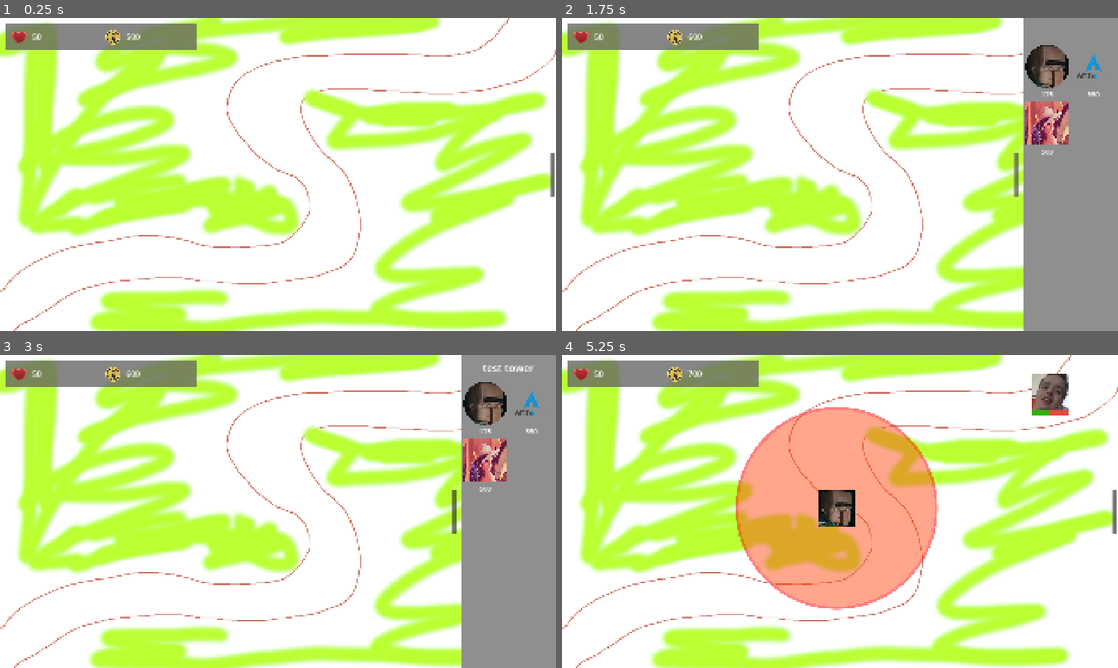
Above: before the commit, frames 1-4 (two rows, left to right).
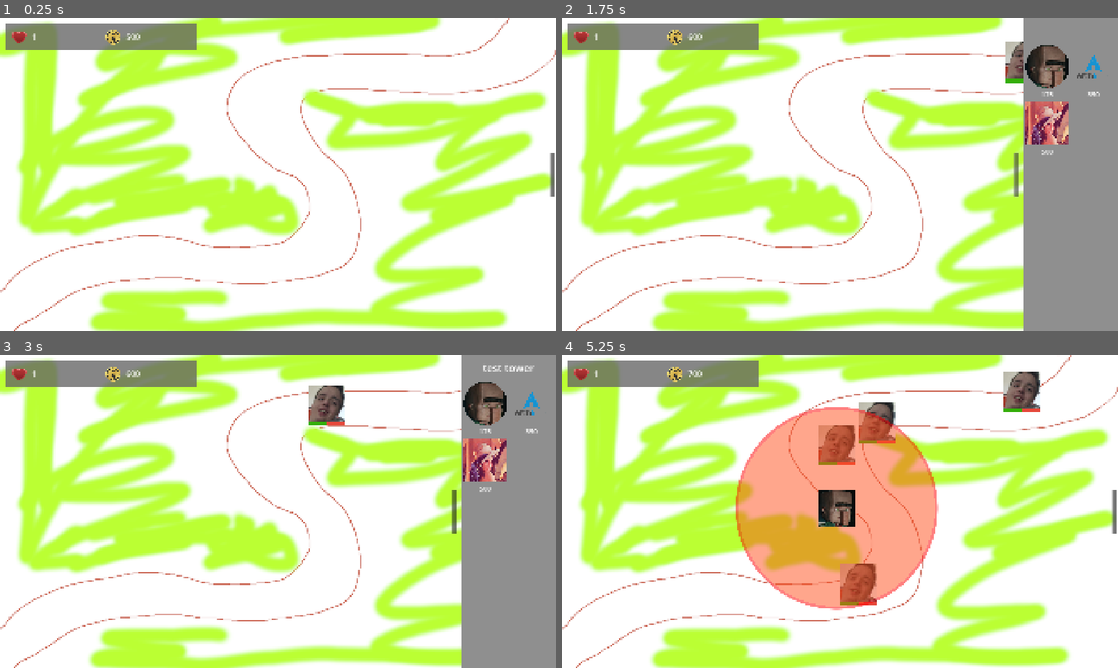
Above: after the commit, the same moments.

Repository: AstroFP/BrainRot-Tower-Defense
Game: Godot game, scene res://scenes/levels/test_level.tscn
Same seed, same stepped clock (60 frames per second), same inputs: the game is played once before the commit and once after it.
Inputs (mouse positions are in pixels of both pictures, inside the frame that each line leads up to):
- Up to frame 1 (0.25 s): no input
- Up to frame 2 (1.75 s): tap Enter at 0.5 s; move the mouse to (962, 158) at 0.52 s; hold Space (play) 0.53-1.25 s; tap A (add_cash) at 0.6 s; click (962, 158) at 0.67 s; click (1112, 174) at 1.25 s
- Up to frame 3 (3 s): click (483, 408) at 2.02 s; click (483, 408) at 2.77 s
- Up to frame 4 (5.25 s): click (1045, 408) at 3.52 s; drag from (728, 527) to (840, 511) at 4.27 s; move the mouse to (895, 442) at 5.02 s; hold Space (play) from 5.03 s (still down); tap A (add_cash) at 5.1 s; click (895, 442) at 5.17 s

The runs differ from the first frame. In frame 1, less than 0.1% of the frame differs, in the area x 5-8%, y 4-8%; in frame 2, 0.5%; in frame 3, 0.8%; in frame 4, 4.1%, in the area x 5-92%, y 4-80%.

Commit message:
feat: Implement game over functionality, add game over panel to UI, implement play again functionality

Diff:
--- a/resources/normal_difficulty.tres
+++ b/resources/normal_difficulty.tres
@@ -10,6 +10,6 @@
 script = ExtResource("2_ew7nv")
 game_rule_name = "Normal"
 starting_cash = 500
-starting_lives = 50
+starting_lives = 1
 available_towers = Array[ExtResource("1_e63qq")]([ExtResource("2_shvfw"), ExtResource("3_veqo5"), ExtResource("4_7d725")])
 metadata/_custom_type_script = "uid://ddp7g1d618mdv"
--- a/scenes/ui/ui.tscn
+++ b/scenes/ui/ui.tscn
@@ -1,10 +1,11 @@
-[gd_scene load_steps=6 format=3 uid="uid://dx21gmg74ok58"]
+[gd_scene load_steps=7 format=3 uid="uid://dx21gmg74ok58"]
 
 [ext_resource type="Script" uid="uid://p704y804ilip" path="res://scripts/ui/ui_manager.gd" id="1_f5cxw"]
 [ext_resource type="Script" uid="uid://dp3vwacdwcwb4" path="res://scripts/buy_menu_manager.gd" id="1_u7n8c"]
 [ext_resource type="Script" uid="uid://cydr451m3h3lq" path="res://scenes/ui/resources_panel.gd" id="3_0dwhk"]
 [ext_resource type="Texture2D" uid="uid://ckok8l2ekcfew" path="res://assets/sprites/ui/heart.png" id="3_g5kmx"]
 [ext_resource type="Texture2D" uid="uid://bs6obqfnecq1v" path="res://assets/sprites/ui/rotcoin.png" id="5_0dwhk"]
+[ext_resource type="Script" uid="uid://ct5j6a4vnfb62" path="res://scripts/ui/game_over_panel.gd" id="6_pfayw"]
 
 [node name="UICanvas" type="CanvasLayer"]
 script = ExtResource("1_f5cxw")
@@ -168,5 +169,84 @@
 theme_override_font_sizes/font_size = 28
 text = "debug"
 
+[node name="GameOverPanel" type="MarginContainer" parent="UIContainer/UI"]
+visible = false
+custom_minimum_size = Vector2(800, 500)
+layout_mode = 1
+anchors_preset = 8
+anchor_left = 0.5
+anchor_top = 0.5
+anchor_right = 0.5
+anchor_bottom = 0.5
+grow_horizontal = 2
+grow_vertical = 2
+script = ExtResource("6_pfayw")
+
+[node name="GameOverPanelBg" type="ColorRect" parent="UIContainer/UI/GameOverPanel"]
+layout_mode = 2
+color = Color(0.572988, 0.572988, 0.572988, 1)
+
+[node name="GameOverPanelItemsWrapper" type="MarginContainer" parent="UIContainer/UI/GameOverPanel/GameOverPanelBg"]
+layout_mode = 1
+anchors_preset = 15
+anchor_right = 1.0
+anchor_bottom = 1.0
+grow_horizontal = 2
+grow_vertical = 2
+
+[node name="GameOverPanelItems" type="VBoxContainer" parent="UIContainer/UI/GameOverPanel/GameOverPanelBg/GameOverPanelItemsWrapper"]
+layout_mode = 2
+size_flags_vertical = 4
+theme_override_constants/separation = 10
+
+[node name="GameOverHeader" type="Label" parent="UIContainer/UI/GameOverPanel/GameOverPanelBg/GameOverPanelItemsWrapper/GameOverPanelItems"]
+layout_mode = 2
+theme_override_colors/font_color = Color(1, 0, 0, 1)
+theme_override_colors/font_outline_color = Color(0.346155, 3.36915e-07, 2.40654e-07, 1)
+theme_override_constants/outline_size = 12
+theme_override_font_sizes/font_size = 64
+text = "GAME OVER"
+horizontal_alignment = 1
+vertical_alignment = 1
+
+[node name="HSeparator2" type="HSeparator" parent="UIContainer/UI/GameOverPanel/GameOverPanelBg/GameOverPanelItemsWrapper/GameOverPanelItems"]
+layout_mode = 2
+theme_override_constants/separation = 50
+
+[node name="GameOverWave" type="Label" parent="UIContainer/UI/GameOverPanel/GameOverPanelBg/GameOverPanelItemsWrapper/GameOverPanelItems"]
+layout_mode = 2
+theme_override_font_sizes/font_size = 28
+text = "Wave: "
+horizontal_alignment = 1
+vertical_alignment = 1
+
+[node name="HSeparator" type="HSeparator" parent="UIContainer/UI/GameOverPanel/GameOverPanelBg/GameOverPanelItemsWrapper/GameOverPanelItems"]
+layout_mode = 2
+theme_override_constants/separation = 50
+
+[node name="PlayAgainBtn" type="Button" parent="UIContainer/UI/GameOverPanel/GameOverPanelBg/GameOverPanelItemsWrapper/GameOverPanelItems"]
+custom_minimum_size = Vector2(250, 0)
+layout_mode = 2
+size_flags_horizontal = 4
+theme_override_font_sizes/font_size = 28
+text = "Play again"
+
+[node name="ReplayLastWaveBtn" type="Button" parent="UIContainer/UI/GameOverPanel/GameOverPanelBg/GameOverPanelItemsWrapper/GameOverPanelItems"]
+custom_minimum_size = Vector2(250, 0)
+layout_mode = 2
+size_flags_horizontal = 4
+theme_override_font_sizes/font_size = 28
+text = "Replay last wave"
+
+[node name="Exitbtn" type="Button" parent="UIContainer/UI/GameOverPanel/GameOverPanelBg/GameOverPanelItemsWrapper/GameOverPanelItems"]
+custom_minimum_size = Vector2(250, 0)
+layout_mode = 2
+size_flags_horizontal = 4
+theme_override_font_sizes/font_size = 28
+text = "Exit to menu"
+
 [connection signal="pressed" from="UIContainer/UI/TowerBuyMenuWrapper/ToggleTowerBuyMenuBtn" to="UIContainer/UI/TowerBuyMenuWrapper" method="_on_toggle_tower_buy_menu_btn_pressed"]
 [connection signal="available_money_changed" from="UIContainer/UI/ResourcesPanel" to="UIContainer/UI/TowerBuyMenuWrapper" method="_on_available_money_changed"]
+[connection signal="pressed" from="UIContainer/UI/GameOverPanel/GameOverPanelBg/GameOverPanelItemsWrapper/GameOverPanelItems/PlayAgainBtn" to="UIContainer/UI/GameOverPanel" method="_on_play_again_btn_pressed"]
+[connection signal="pressed" from="UIContainer/UI/GameOverPanel/GameOverPanelBg/GameOverPanelItemsWrapper/GameOverPanelItems/ReplayLastWaveBtn" to="UIContainer/UI/GameOverPanel" method="_on_replay_last_wave_btn_pressed"]
+[connection signal="pressed" from="UIContainer/UI/GameOverPanel/GameOverPanelBg/GameOverPanelItemsWrapper/GameOverPanelItems/Exitbtn" to="UIContainer/UI/GameOverPanel" method="_on_exitbtn_pressed"]
--- a/scripts/buy_menu_manager.gd
+++ b/scripts/buy_menu_manager.gd
@@ -20,6 +20,9 @@
 
 
 func _ready():
+	# setup process mode
+	process_mode = Node.PROCESS_MODE_PAUSABLE
+
 	tower_buy_menu.visible = false
 	tower_name_label.text = ""
 
--- a/scripts/game_manager.gd
+++ b/scripts/game_manager.gd
@@ -30,9 +30,12 @@
 var tower_placement_manager : TowerPlacementManager
 
 # level resources
-var level_resources = LevelResources.new()
+var level_resources : = LevelResources.new()
 
 func _ready():
+	# if the scene was reloaded unpause it
+	unpause_game()
+
 	for path in get_parent().get_children():
 		if is_instance_of(path, Path2D):
 			paths.append(path)
@@ -40,15 +43,20 @@
 	if paths.is_empty():
 		printerr("No paths set on the level!")
 
+	# setup process mode
+	process_mode = Node.PROCESS_MODE_ALWAYS
+
 	# setup the game level
 	setup_game_level()
 
 	# setup starting resources
 	level_resources.current_lives = game_rules.starting_lives
 	level_resources.currnet_cash = game_rules.starting_cash
+	level_resources.connect("game_over",_on_game_over)
+
 
 func _process(_delta):
-	if current_wave <= max_waves:
+	if current_wave < max_waves:
 		if Input.is_action_pressed("play"):
 			if !wave_in_progress:
 				spawn_wave(current_wave-1)
@@ -79,9 +87,13 @@
 		for batch in pattern:
 			for enemy_number in batch[0]:
 				var enemy_to_spawn = wave_info.enemies[batch[1]].instantiate()
-
 				# for now its random but should be changed to be predefined in the future
 				var random_path_idx = rng.randi_range(0,len(paths)-1)
+
+				# connect enemy end of track signal
+				# get_child(0) - because hippo emit signal and is first (idx=0) child of path follow
+				enemy_to_spawn.get_child(0).connect("end_of_track_reached",_on_enemy_end_of_track_reached)
+
 				paths[random_path_idx].add_child(enemy_to_spawn)
 
 				await get_tree().create_timer(waves[wave_num]["enemy_spawn_delay"]).timeout
@@ -119,6 +131,36 @@
 	setup_tower_placement_manager()
 
 
+# signal handlers
+
+# substract money on tower placed
 func _on_selected_tower_placed(tower: TowerStats):
-	level_resources.currnet_cash -= tower.price
-	ui.resources_panel.update_money_count(level_resources.currnet_cash)
+	level_resources.update_current_cash(-tower.price)
+	ui.update_money_count(level_resources.currnet_cash)
+
+# substract health on enemy reached end of track
+func _on_enemy_end_of_track_reached(damage:int):
+	level_resources.update_current_lives(-damage)
+	ui.update_health_count(level_resources.current_lives)
+
+# handle game over
+func _on_game_over():
+	ui.show_game_over_panel(current_wave)
+	pause_game()
+
+
+func pause_game():
+	# disable game loops in game manager
+	set_process(false)
+	set_physics_process(false)
+
+	# pause the game
+	get_tree().paused = true
+
+func unpause_game():
+	# enable game loops in game manager
+	set_process(true)
+	set_physics_process(true)
+
+	# unpause the game
+	get_tree().paused = false
--- a/scripts/hungry_hippo.gd
+++ b/scripts/hungry_hippo.gd
@@ -1,16 +1,24 @@
 class_name HungryHippo
 extends CharacterBody2D
 
+signal end_of_track_reached(damage: int)
+
 @onready var path_follow = $".."
-@export var move_speed := 75.0
+
+# stats like move speed, health and damage should be in a resource e.g. EnemyStats/HippoStats
+@export var move_speed := 75.0*5
 
 var rng = RandomNumberGenerator.new()
 
 func _ready():
+	# setup process mode
+	process_mode = Node.PROCESS_MODE_PAUSABLE
+
 	var random_pos_offset = rng.randf_range(-100,100)
 	position = Vector2(0,random_pos_offset)
 
 func _physics_process(delta):
 	path_follow.progress += move_speed * delta
 	if path_follow.progress_ratio >= 1.0:
+		emit_signal("end_of_track_reached",1)
 		get_parent().queue_free()
--- a/scripts/resources/level_resources.gd
+++ b/scripts/resources/level_resources.gd
@@ -14,9 +14,9 @@
 var currnet_cash: int
 
 func update_current_lives(amount: int):
-	current_lives += clamp(amount, min_lives, max_lives)
+	current_lives += clamp(amount, min_lives-1, max_lives+1)
 	if current_lives <= min_lives:
 		emit_signal("game_over")
 
 func update_current_cash(amount: int):
-	currnet_cash += clamp(amount, min_cash, max_cash)
+	currnet_cash += clamp(amount, min_cash-1, max_cash+1)
--- a/scripts/resources/wave_info.gd
+++ b/scripts/resources/wave_info.gd
@@ -31,5 +31,5 @@
 	},
 ]
 
-@export var current_wave := 1
+@export var current_wave := 0
 var max_waves := len(waves)
--- a/scripts/tower.gd
+++ b/scripts/tower.gd
@@ -24,6 +24,9 @@
 var min_scale_size := Vector2(128,128)
 
 func _ready():
+	# setup process mode
+	process_mode = Node.PROCESS_MODE_PAUSABLE
+
 	# set attack radius
 	var attack_radius = CircleShape2D.new()
 	attack_radius.radius = tower_stats.attack_radius
--- a/scripts/tower_placement_manager.gd
+++ b/scripts/tower_placement_manager.gd
@@ -28,6 +28,8 @@
 var toggle_buy_menu_btn: Button
 
 func _ready():
+	# setup process mode
+	process_mode = Node.PROCESS_MODE_PAUSABLE
 
 	# link ui elements
 	tower_buy_menu = ui.find_child("TowerBuyMenu")
@@ -126,7 +128,7 @@
 		spawned_tower = tower.instantiate()
 		spawned_tower.tower_stats = tower_selected.duplicate()
 		spawned_tower.connect("tower_placed",_on_tower_placed)
-		get_tree().root.add_child(spawned_tower)
+		get_parent().get_parent().add_child(spawned_tower)
 		spawned_tower.global_position = touch_position
 		is_tower_ready_to_spawn = false
 
--- /dev/null
+++ b/scripts/ui/game_over_panel.gd
@@ -0,0 +1,30 @@
+class_name GameOverPanel
+extends MarginContainer
+
+@onready var game_over_wave = $GameOverPanelBg/GameOverPanelItemsWrapper/GameOverPanelItems/GameOverWave
+
+# Called when the node enters the scene tree for the first time.
+func _ready():
+	process_mode = Node.PROCESS_MODE_WHEN_PAUSED
+	visible = false
+
+
+# Called every frame. 'delta' is the elapsed time since the previous frame.
+func _process(delta):
+	pass
+
+func show_game_over_panel(waves_survived: int):
+	game_over_wave.text += str(waves_survived)
+	visible = true
+
+
+func _on_play_again_btn_pressed():
+	get_tree().reload_current_scene()
+
+
+func _on_replay_last_wave_btn_pressed():
+	pass # Replace with function body.
+
+
+func _on_exitbtn_pressed():
+	pass # Replace with function body.
--- a/scripts/ui/ui_manager.gd
+++ b/scripts/ui/ui_manager.gd
@@ -5,11 +5,15 @@
 
 @onready var tower_buy_menu_wrapper = $UIContainer/UI/TowerBuyMenuWrapper
 @onready var resources_panel = $UIContainer/UI/ResourcesPanel
+@onready var game_over_panel = $UIContainer/UI/GameOverPanel
 
 var game_rules: GameRules
 
 # Called when the node enters the scene tree for the first time.
 func _ready():
+	# setup process mode
+	process_mode = Node.PROCESS_MODE_ALWAYS
+
 	# setup nuy menu
 	tower_buy_menu_wrapper.setup_buy_menu(game_rules.available_towers)
 
@@ -19,3 +23,13 @@
 # Called every frame. 'delta' is the elapsed time since the previous frame.
 func _process(_delta):
 	pass
+
+
+func update_money_count(amount: int):
+	resources_panel.update_money_count(amount)
+
+func update_health_count(amount: int):
+	resources_panel.update_health_count(amount)
+
+func show_game_over_panel(waves_survived: int):
+	game_over_panel.show_game_over_panel(waves_survived)
Not shown, added: scripts/ui/game_over_panel.gd.uid
